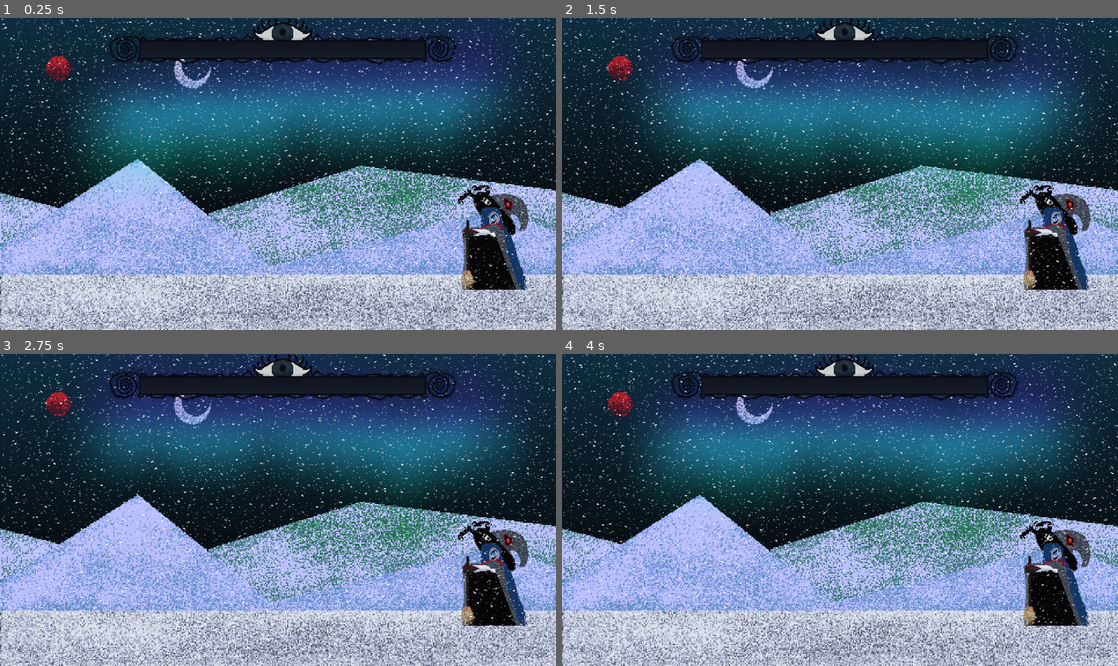
Above: before the commit, frames 1-4 (two rows, left to right).
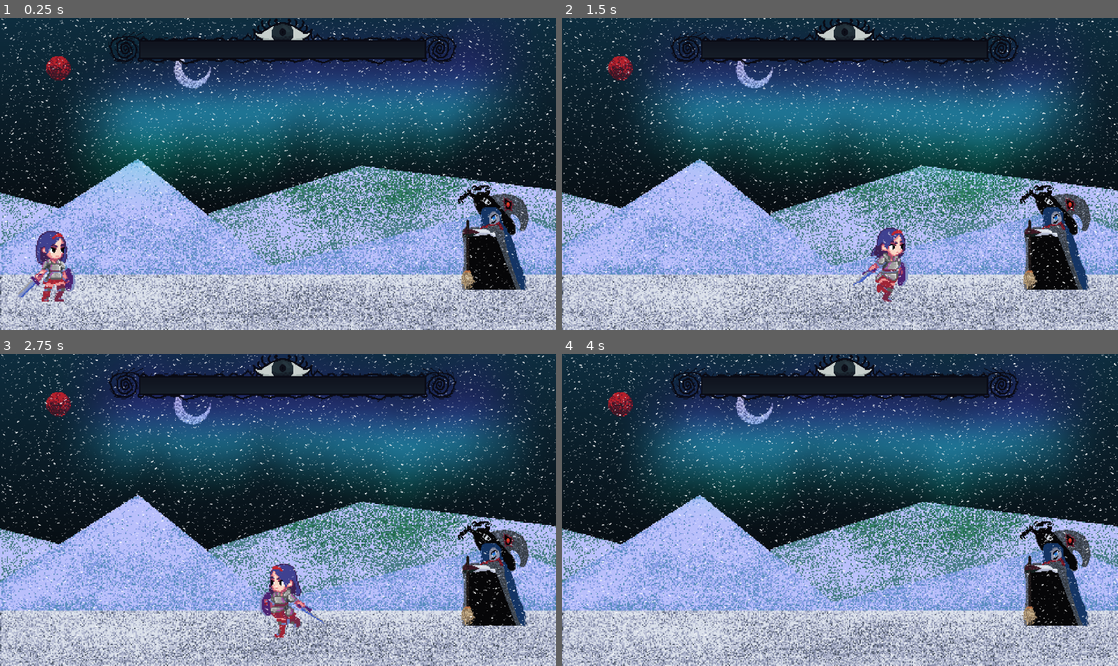
Above: after the commit, the same moments.

Repository: RamonCout0/as-astral
Game: Godot game, scene res://Mundos/teste/teste.tscn
Two runs of this game, one before a commit and one after it. Both use one fixed random seed, a clock stepped at 60 frames per second and the inputs below. Before the commit the project has no main scene; this scene is started directly in both runs.
Inputs:
- Up to frame 1 (0.25 s): no input
- Up to frame 2 (1.5 s): tap Enter (ui_accept) at 0.5, 0.77, 1.07 s; hold Right (ui_right) from 0.53 s (still down); tap X (attack, bound only after the commit) at 0.6 s; tap Shift (dash, bound only after the commit) at 0.8, 1.35 s
- Up to frame 3 (2.75 s): tap Enter (ui_accept) at 1.52, 1.82, 2.3 s; tap C (grab, bound only after the commit) at 1.55 s; release Right (ui_right) at 2.03 s; hold Left (ui_left) from 2.03 s (still down); hold C (grab, bound only after the commit) from 2.03 s (still down)
- Up to frame 4 (4 s): release Left (ui_left) at 2.78 s; release C (grab, bound only after the commit) at 2.78 s; hold Right (ui_right) from 2.78 s (still down); tap Enter (ui_accept) at 2.85, 3.02, 3.32, 3.77 s; tap X (attack, bound only after the commit) at 3.05, 3.6 s; tap Shift (dash, bound only after the commit) at 3.8 s

The runs differ from the first frame. In frame 1, 1.2% of the frame differs, in the area x 3-14%, y 68-92%; in frame 2, 1.1%; in frame 3, 1.2%; in frame 4, nothing differs.

Commit message:
movimentação + animação

Diff:
--- /dev/null
+++ b/Assets/Player/Cena/player.gd
@@ -0,0 +1,158 @@
+extends CharacterBody2D
+
+# --- CONFIGURAÇÕES ---
+const SPEED = 250.0
+const JUMP_VELOCITY = -450.0
+const WALL_CLIMB_SPEED = 160.0
+const WALL_SLIDE_SPEED = 100.0
+const DASH_SPEED = 850.0
+
+var gravity = ProjectSettings.get_setting("physics/2d/default_gravity")
+
+# --- ESTADOS ---
+var is_attacking = false
+var is_dashing = false
+var is_grabbing = false
+var can_dash = true
+
+# --- COMBO ---
+var combo_step = 0
+var combo_timer = 0.0
+const COMBO_WINDOW = 0.6
+
+@onready var anim = $AnimationPlayer
+@onready var sprite = $Sprite2D
+@onready var dash_timer = $DashTimer
+@onready var hitbox_area = $AttackHitbox
+@onready var attack_hitbox = $AttackHitbox/CollisionShape2D
+
+func _ready():
+	attack_hitbox.disabled = true
+
+func _physics_process(delta):
+	if combo_timer > 0:
+		combo_timer -= delta
+	else:
+		combo_step = 0
+
+	if is_dashing:
+		handle_attack()     # pode atacar durante dash
+		handle_jump()       # pulo pode cancelar dash
+		# SEM handle_movement() aqui — ele matava a velocidade do dash
+		move_and_slide()
+		update_animations()
+		return
+
+	if not is_on_floor() and not is_grabbing:
+		velocity.y += gravity * delta
+
+	handle_wall_grab()
+	handle_jump()
+	handle_dash()
+	handle_attack()
+	handle_movement()
+
+	move_and_slide()
+	update_animations()
+
+func handle_movement():
+	var direction = Input.get_axis("ui_left", "ui_right")
+
+	if direction:
+		velocity.x = direction * SPEED
+		if direction > 0:
+			sprite.flip_h = false
+			hitbox_area.scale.x = 1
+		elif direction < 0:
+			sprite.flip_h = true
+			hitbox_area.scale.x = -1
+	else:
+		velocity.x = move_toward(velocity.x, 0, SPEED)
+
+func handle_jump():
+	if Input.is_action_just_pressed("ui_accept"):
+		if is_on_floor():
+			velocity.y = JUMP_VELOCITY
+		elif is_on_wall_only():
+			velocity.y = JUMP_VELOCITY
+			velocity.x = -Input.get_axis("ui_left", "ui_right") * SPEED * 1.5
+		elif is_dashing:        # pulo cancela o dash
+			is_dashing = false
+			dash_timer.stop()   # para o timer junto pra não bugar o cooldown
+			velocity.y = JUMP_VELOCITY
+
+func handle_wall_grab():
+	if is_on_wall_only() and Input.is_action_pressed("grab"):
+		is_grabbing = true
+		velocity.y = Input.get_axis("ui_up", "ui_down") * WALL_CLIMB_SPEED
+	else:
+		is_grabbing = false
+		if is_on_wall_only() and velocity.y > 0:
+			velocity.y = min(velocity.y, WALL_SLIDE_SPEED)
+
+func handle_dash():
+	if Input.is_action_just_pressed("dash") and can_dash and not is_dashing:
+		is_dashing = true
+		can_dash = false
+		velocity.y = 0
+		velocity.x = -DASH_SPEED if sprite.flip_h else DASH_SPEED
+
+		dash_timer.wait_time = 0.2
+		dash_timer.one_shot = true
+		dash_timer.start()
+
+func _on_dash_timer_timeout():
+	print("Dash acabou!")
+	is_dashing = false
+	await get_tree().create_timer(0.4).timeout
+	can_dash = true
+
+func handle_attack():
+	if Input.is_action_just_pressed("attack"):
+		if is_attacking:
+			return
+
+		is_attacking = true
+		combo_timer = COMBO_WINDOW
+
+		if combo_step == 0:
+			combo_step = 1
+			anim.play("attack1")
+		elif combo_step == 1:
+			combo_step = 2
+			anim.play("attack2")
+		else:
+			combo_step = 1
+			anim.play("attack1")
+
+# --- FUNÇÕES DE ANIMAÇÃO (Call Method Track) ---
+func ativar_hitbox():
+	attack_hitbox.disabled = false
+
+func desativar_hitbox():
+	attack_hitbox.disabled = true
+
+func finalizar_ataque():
+	is_attacking = false
+	desativar_hitbox()
+
+func update_animations():
+	if is_attacking:
+		return
+
+	if is_dashing:
+		anim.play("Dash")
+		return
+
+	if is_grabbing:
+		anim.play("Grab")
+	elif is_on_floor():
+		if velocity.x != 0:
+			anim.play("walkking")
+		else:
+			anim.play("idle")
+	else:
+		if velocity.y < 0:
+			anim.play("Jump")
+		else:
+			anim.play("fall")
--- /dev/null
+++ b/Assets/Player/Cena/player.tscn
@@ -0,0 +1,446 @@
+[gd_scene format=3 uid="uid://cqlkwova4r0iq"]
+
+[ext_resource type="Texture2D" uid="uid://6eollnd7h0gr" path="res://Assets/Player/Sprites/Jump.png" id="1_2dehq"]
+[ext_resource type="Texture2D" uid="uid://duf5s5o7kser4" path="res://Assets/Player/Sprites/Attack1.png" id="1_8nmrb"]
+[ext_resource type="Texture2D" uid="uid://bomj5arcvx4c7" path="res://Assets/Player/Sprites/Fall.png" id="1_13kvl"]
+[ext_resource type="Texture2D" uid="uid://cgo3fk08vcr0o" path="res://Assets/Player/Sprites/Walking.png" id="1_cxhy3"]
+[ext_resource type="Script" uid="uid://co83tm47pmejp" path="res://Assets/Player/Cena/player.gd" id="1_dypck"]
+[ext_resource type="Texture2D" uid="uid://txp6ag2nbdvl" path="res://Assets/Player/Sprites/Dashing.png" id="1_qii3r"]
+[ext_resource type="Texture2D" uid="uid://b4qkrbnd86yth" path="res://Assets/Player/Sprites/Grab.png" id="1_t4hnf"]
+[ext_resource type="Texture2D" uid="uid://y4bxoqv7f05k" path="res://Assets/Player/Sprites/Idle.png" id="2_yvrpy"]
+[ext_resource type="Texture2D" uid="uid://b4bd8km1i0g0p" path="res://Assets/Player/Sprites/Attack2.png" id="5_auasy"]
+
+[sub_resource type="RectangleShape2D" id="RectangleShape2D_dypck"]
+size = Vector2(16, 31)
+
+[sub_resource type="Animation" id="Animation_13kvl"]
+resource_name = "Dash"
+length = 0.4
+step = 0.083333336
+tracks/0/type = "value"
+tracks/0/imported = false
+tracks/0/enabled = true
+tracks/0/path = NodePath("Sprite2D:texture")
+tracks/0/interp = 1
+tracks/0/loop_wrap = true
+tracks/0/keys = {
+"times": PackedFloat32Array(0),
+"transitions": PackedFloat32Array(1),
+"update": 1,
+"values": [ExtResource("1_qii3r")]
+}
+tracks/1/type = "value"
+tracks/1/imported = false
+tracks/1/enabled = true
+tracks/1/path = NodePath("Sprite2D:hframes")
+tracks/1/interp = 1
+tracks/1/loop_wrap = true
+tracks/1/keys = {
+"times": PackedFloat32Array(0),
+"transitions": PackedFloat32Array(1),
+"update": 1,
+"values": [4]
+}
+tracks/2/type = "value"
+tracks/2/imported = false
+tracks/2/enabled = true
+tracks/2/path = NodePath("Sprite2D:frame")
+tracks/2/interp = 1
+tracks/2/loop_wrap = true
+tracks/2/keys = {
+"times": PackedFloat32Array(0, 0.083333336, 0.16666667, 0.25),
+"transitions": PackedFloat32Array(1, 1, 1, 1),
+"update": 1,
+"values": [0, 1, 2, 3]
+}
+
+[sub_resource type="Animation" id="Animation_qii3r"]
+resource_name = "Grab"
+length = 0.6
+loop_mode = 1
+step = 0.083333336
+tracks/0/type = "value"
+tracks/0/imported = false
+tracks/0/enabled = true
+tracks/0/path = NodePath("Sprite2D:hframes")
+tracks/0/interp = 1
+tracks/0/loop_wrap = true
+tracks/0/keys = {
+"times": PackedFloat32Array(-0.083333336),
+"transitions": PackedFloat32Array(1),
+"update": 1,
+"values": [3]
+}
+tracks/1/type = "value"
+tracks/1/imported = false
+tracks/1/enabled = true
+tracks/1/path = NodePath("Sprite2D:frame")
+tracks/1/interp = 1
+tracks/1/loop_wrap = true
+tracks/1/keys = {
+"times": PackedFloat32Array(0, 0.2, 0.4),
+"transitions": PackedFloat32Array(1, 1, 1),
+"update": 1,
+"values": [0, 1, 2]
+}
+tracks/2/type = "value"
+tracks/2/imported = false
+tracks/2/enabled = true
+tracks/2/path = NodePath("Sprite2D:texture")
+tracks/2/interp = 1
+tracks/2/loop_wrap = true
+tracks/2/keys = {
+"times": PackedFloat32Array(0),
+"transitions": PackedFloat32Array(1),
+"update": 1,
+"values": [ExtResource("1_t4hnf")]
+}
+
+[sub_resource type="Animation" id="Animation_8nmrb"]
+resource_name = "Jump"
+length = 1.2
+loop_mode = 1
+step = 0.083333336
+tracks/0/type = "value"
+tracks/0/imported = false
+tracks/0/enabled = true
+tracks/0/path = NodePath("Sprite2D:texture")
+tracks/0/interp = 1
+tracks/0/loop_wrap = true
+tracks/0/keys = {
+"times": PackedFloat32Array(0),
+"transitions": PackedFloat32Array(1),
+"update": 1,
+"values": [ExtResource("1_2dehq")]
+}
+tracks/1/type = "value"
+tracks/1/imported = false
+tracks/1/enabled = true
+tracks/1/path = NodePath("Sprite2D:hframes")
+tracks/1/interp = 1
+tracks/1/loop_wrap = true
+tracks/1/keys = {
+"times": PackedFloat32Array(0),
+"transitions": PackedFloat32Array(1),
+"update": 1,
+"values": [6]
+}
+tracks/2/type = "value"
+tracks/2/imported = false
+tracks/2/enabled = true
+tracks/2/path = NodePath("Sprite2D:frame")
+tracks/2/interp = 1
+tracks/2/loop_wrap = true
+tracks/2/keys = {
+"times": PackedFloat32Array(0, 0.2, 0.4, 0.6, 0.8, 1),
+"transitions": PackedFloat32Array(1, 1, 1, 1, 1, 1),
+"update": 1,
+"values": [0, 1, 2, 3, 4, 5]
+}
+
+[sub_resource type="Animation" id="Animation_747jx"]
+length = 0.001
+tracks/0/type = "value"
+tracks/0/imported = false
+tracks/0/enabled = true
+tracks/0/path = NodePath("Sprite2D:frame")
+tracks/0/interp = 1
+tracks/0/loop_wrap = true
+tracks/0/keys = {
+"times": PackedFloat32Array(0),
+"transitions": PackedFloat32Array(1),
+"update": 1,
+"values": [2]
+}
+
+[sub_resource type="Animation" id="Animation_dypck"]
+resource_name = "attack1"
+length = 0.48
+step = 0.083333336
+tracks/0/type = "value"
+tracks/0/imported = false
+tracks/0/enabled = true
+tracks/0/path = NodePath("Sprite2D:texture")
+tracks/0/interp = 1
+tracks/0/loop_wrap = true
+tracks/0/keys = {
+"times": PackedFloat32Array(0),
+"transitions": PackedFloat32Array(1),
+"update": 1,
+"values": [ExtResource("1_8nmrb")]
+}
+tracks/1/type = "value"
+tracks/1/imported = false
+tracks/1/enabled = true
+tracks/1/path = NodePath("Sprite2D:hframes")
+tracks/1/interp = 1
+tracks/1/loop_wrap = true
+tracks/1/keys = {
+"times": PackedFloat32Array(0),
+"transitions": PackedFloat32Array(1),
+"update": 1,
+"values": [6]
+}
+tracks/2/type = "value"
+tracks/2/imported = false
+tracks/2/enabled = true
+tracks/2/path = NodePath("Sprite2D:frame")
+tracks/2/interp = 1
+tracks/2/loop_wrap = true
+tracks/2/keys = {
+"times": PackedFloat32Array(0, 0.083333336, 0.16666669, 0.25, 0.33333334, 0.41666663),
+"transitions": PackedFloat32Array(1, 1, 1, 1, 1, 1),
+"update": 1,
+"values": [0, 1, 2, 3, 4, 5]
+}
+tracks/3/type = "method"
+tracks/3/imported = false
+tracks/3/enabled = true
+tracks/3/path = NodePath(".")
+tracks/3/interp = 1
+tracks/3/loop_wrap = true
+tracks/3/keys = {
+"times": PackedFloat32Array(0.083333336, 0.33333334, 0.48),
+"transitions": PackedFloat32Array(1, 1, 1),
+"values": [{
+"args": [],
+"method": &"ativar_hitbox"
+}, {
+"args": [],
+"method": &"desativar_hitbox"
+}, {
+"args": [],
+"method": &"finalizar_ataque"
+}]
+}
+
+[sub_resource type="Animation" id="Animation_iatee"]
+resource_name = "attack2"
+length = 0.48
+step = 0.083333336
+tracks/0/type = "value"
+tracks/0/imported = false
+tracks/0/enabled = true
+tracks/0/path = NodePath("Sprite2D:texture")
+tracks/0/interp = 1
+tracks/0/loop_wrap = true
+tracks/0/keys = {
+"times": PackedFloat32Array(0),
+"transitions": PackedFloat32Array(1),
+"update": 1,
+"values": [ExtResource("5_auasy")]
+}
+tracks/1/type = "value"
+tracks/1/imported = false
+tracks/1/enabled = true
+tracks/1/path = NodePath("Sprite2D:hframes")
+tracks/1/interp = 1
+tracks/1/loop_wrap = true
+tracks/1/keys = {
+"times": PackedFloat32Array(0),
+"transitions": PackedFloat32Array(1),
+"update": 1,
+"values": [6]
+}
+tracks/2/type = "value"
+tracks/2/imported = false
+tracks/2/enabled = true
+tracks/2/path = NodePath("Sprite2D:frame")
+tracks/2/interp = 1
+tracks/2/loop_wrap = true
+tracks/2/keys = {
+"times": PackedFloat32Array(0, 0.083333336, 0.16666667, 0.25, 0.33333334, 0.4167),
+"transitions": PackedFloat32Array(1, 1, 1, 1, 1, 1),
+"update": 1,
+"values": [0, 1, 2, 3, 4, 5]
+}
+tracks/3/type = "method"
+tracks/3/imported = false
+tracks/3/enabled = true
+tracks/3/path = NodePath(".")
+tracks/3/interp = 1
+tracks/3/loop_wrap = true
+tracks/3/keys = {
+"times": PackedFloat32Array(0.16666667, 0.41666666, 0.48),
+"transitions": PackedFloat32Array(1, 1, 1),
+"values": [{
+"args": [],
+"method": &"ativar_hitbox"
+}, {
+"args": [],
+"method": &"desativar_hitbox"
+}, {
+"args": [],
+"method": &"finalizar_ataque"
+}]
+}
+
+[sub_resource type="Animation" id="Animation_2dehq"]
+resource_name = "fall"
+length = 0.5
+loop_mode = 1
+step = 0.083333336
+tracks/0/type = "value"
+tracks/0/imported = false
+tracks/0/enabled = true
+tracks/0/path = NodePath("Sprite2D:texture")
+tracks/0/interp = 1
+tracks/0/loop_wrap = true
+tracks/0/keys = {
+"times": PackedFloat32Array(0),
+"transitions": PackedFloat32Array(1),
+"update": 1,
+"values": [ExtResource("1_13kvl")]
+}
+tracks/1/type = "value"
+tracks/1/imported = false
+tracks/1/enabled = true
+tracks/1/path = NodePath("Sprite2D:hframes")
+tracks/1/interp = 1
+tracks/1/loop_wrap = true
+tracks/1/keys = {
+"times": PackedFloat32Array(0),
+"transitions": PackedFloat32Array(1),
+"update": 1,
+"values": [3]
+}
+tracks/2/type = "value"
+tracks/2/imported = false
+tracks/2/enabled = true
+tracks/2/path = NodePath("Sprite2D:frame")
+tracks/2/interp = 1
+tracks/2/loop_wrap = true
+tracks/2/keys = {
+"times": PackedFloat32Array(0, 0.2, 0.4),
+"transitions": PackedFloat32Array(1, 1, 1),
+"update": 1,
+"values": [0, 1, 2]
+}
+
+[sub_resource type="Animation" id="Animation_cxhy3"]
+resource_name = "idle"
+length = 0.7
+loop_mode = 1
+step = 0.083333336
+tracks/0/type = "value"
+tracks/0/imported = false
+tracks/0/enabled = true
+tracks/0/path = NodePath("Sprite2D:texture")
+tracks/0/interp = 1
+tracks/0/loop_wrap = true
+tracks/0/keys = {
+"times": PackedFloat32Array(0),
+"transitions": PackedFloat32Array(1),
+"update": 1,
+"values": [ExtResource("2_yvrpy")]
+}
+tracks/1/type = "value"
+tracks/1/imported = false
+tracks/1/enabled = true
+tracks/1/path = NodePath("Sprite2D:hframes")
+tracks/1/interp = 1
+tracks/1/loop_wrap = true
+tracks/1/keys = {
+"times": PackedFloat32Array(0),
+"transitions": PackedFloat32Array(1),
+"update": 1,
+"values": [4]
+}
+tracks/2/type = "value"
+tracks/2/imported = false
+tracks/2/enabled = true
+tracks/2/path = NodePath("Sprite2D:frame")
+tracks/2/interp = 1
+tracks/2/loop_wrap = true
+tracks/2/keys = {
+"times": PackedFloat32Array(0, 0.2, 0.4, 0.6),
+"transitions": PackedFloat32Array(1, 1, 1, 1),
+"update": 1,
+"values": [0, 1, 2, 3]
+}
+
+[sub_resource type="Animation" id="Animation_t4hnf"]
+resource_name = "walkking"
+length = 0.6
+loop_mode = 1
+step = 0.083333336
+tracks/0/type = "value"
+tracks/0/imported = false
+tracks/0/enabled = true
+tracks/0/path = NodePath("Sprite2D:texture")
+tracks/0/interp = 1
+tracks/0/loop_wrap = true
+tracks/0/keys = {
+"times": PackedFloat32Array(0),
+"transitions": PackedFloat32Array(1),
+"update": 1,
+"values": [ExtResource("1_cxhy3")]
+}
+tracks/1/type = "value"
+tracks/1/imported = false
+tracks/1/enabled = true
+tracks/1/path = NodePath("Sprite2D:frame")
+tracks/1/interp = 1
+tracks/1/loop_wrap = true
+tracks/1/keys = {
+"times": PackedFloat32Array(0, 0.083333336, 0.16666667, 0.25, 0.33333334, 0.41666666, 0.5),
+"transitions": PackedFloat32Array(1, 1, 1, 1, 1, 1, 1),
+"update": 1,
+"values": [0, 1, 2, 3, 4, 5, 6]
+}
+tracks/2/type = "value"
+tracks/2/imported = false
+tracks/2/enabled = true
+tracks/2/path = NodePath("Sprite2D:hframes")
+tracks/2/interp = 1
+tracks/2/loop_wrap = true
+tracks/2/keys = {
+"times": PackedFloat32Array(0),
+"transitions": PackedFloat32Array(1),
+"update": 1,
+"values": [7]
+}
+
+[sub_resource type="AnimationLibrary" id="AnimationLibrary_qii3r"]
+_data = {
+&"Dash": SubResource("Animation_13kvl"),
+&"Grab": SubResource("Animation_qii3r"),
+&"Jump": SubResource("Animation_8nmrb"),
+&"RESET": SubResource("Animation_747jx"),
+&"attack1": SubResource("Animation_dypck"),
+&"attack2": SubResource("Animation_iatee"),
+&"fall": SubResource("Animation_2dehq"),
+&"idle": SubResource("Animation_cxhy3"),
+&"walkking": SubResource("Animation_t4hnf")
+}
+
+[sub_resource type="RectangleShape2D" id="RectangleShape2D_iatee"]
+size = Vector2(26, 60)
+
+[node name="Player" type="CharacterBody2D" unique_id=1148920940]
+script = ExtResource("1_dypck")
+
+[node name="CollisionShape2D" type="CollisionShape2D" parent="." unique_id=188367016]
+position = Vector2(2, 7)
+shape = SubResource("RectangleShape2D_dypck")
+
+[node name="Sprite2D" type="Sprite2D" parent="." unique_id=1420412003]
+texture_filter = 1
+texture = ExtResource("1_qii3r")
+hframes = 4
+frame = 2
+
+[node name="AnimationPlayer" type="AnimationPlayer" parent="." unique_id=1904544767]
+libraries/ = SubResource("AnimationLibrary_qii3r")
+autoplay = &"idle"
+
+[node name="DashTimer" type="Timer" parent="." unique_id=2124770579]
+wait_time = 2.0
+
+[node name="AttackHitbox" type="Area2D" parent="." unique_id=1505255986]
+
+[node name="CollisionShape2D" type="CollisionShape2D" parent="AttackHitbox" unique_id=1672550890]
+position = Vector2(29, 1)
+shape = SubResource("RectangleShape2D_iatee")
+
+[connection signal="timeout" from="DashTimer" to="." method="_on_dash_timer_timeout"]
--- a/Mundos/teste/teste.tscn
+++ b/Mundos/teste/teste.tscn
@@ -7,6 +7,7 @@
 [ext_resource type="Texture2D" uid="uid://bhar1bvfk63kg" path="res://Entidades/Silvana/silvana.png" id="4_78w70"]
 [ext_resource type="AudioStream" uid="uid://drxwb871dofkm" path="res://Musicas/[로스트아크｜OST] 고통의 마녀, 세르카 (Serca, Malefica Doloris) _ LOST ARK Official Soundtrack - 로스트아크 LOST ARK (youtube).mp3" id="5_3ldwi"]
 [ext_resource type="Texture2D" uid="uid://dytynopsitms5" path="res://UI/Barra_boss.png" id="7_q44uo"]
+[ext_resource type="PackedScene" uid="uid://cqlkwova4r0iq" path="res://Assets/Player/Cena/player.tscn" id="8_q44uo"]
 
 [sub_resource type="ShaderMaterial" id="ShaderMaterial_qi0ky"]
 shader = ExtResource("1_gab0w")
@@ -35,6 +36,9 @@
 shader_parameter/wave_frequency = 2.0
 shader_parameter/particle_size = 0.09
 shader_parameter/snow_color = Color(1, 1, 1, 0.9)
+
+[sub_resource type="RectangleShape2D" id="RectangleShape2D_q44uo"]
+size = Vector2(478, 34)
 
 [node name="Teste" type="Node2D" unique_id=658679012]
 
@@ -67,6 +71,9 @@
 scale = Vector2(0.7091837, 0.7070313)
 texture = ExtResource("4_78w70")
 
+[node name="Player" parent="mapa/back/boreal" unique_id=1148920940 instance=ExtResource("8_q44uo")]
+position = Vector2(4, 237)
+
 [node name="tempestade_de_neve" type="ColorRect" parent="mapa/back" unique_id=1975925190]
 material = SubResource("ShaderMaterial_3ldwi")
 offset_left = -239.0
@@ -84,3 +91,9 @@
 position = Vector2(244.00002, 21)
 scale = Vector2(0.5901961, 0.7105263)
 texture = ExtResource("7_q44uo")
+
+[node name="StaticBody2D" type="StaticBody2D" parent="." unique_id=68793476]
+
+[node name="CollisionShape2D" type="CollisionShape2D" parent="StaticBody2D" unique_id=1138602383]
+position = Vector2(240, 253)
+shape = SubResource("RectangleShape2D_q44uo")
--- a/project.godot
+++ b/project.godot
@@ -11,6 +11,7 @@
 [application]
 
 config/name="As astral"
+run/main_scene="uid://cqlkwova4r0iq"
 config/features=PackedStringArray("4.6", "Forward Plus")
 config/icon="res://icon.svg"
 
@@ -22,6 +23,32 @@
 window/size/window_height_override=1080
 window/stretch/mode="canvas_items"
 
+[dotnet]
+
+project/assembly_name="As astral"
+
+[editor]
+
+movie_writer/movie_file="Vídeos"
+
+[input]
+
+attack={
+"deadzone": 0.2,
+"events": [Object(InputEventKey,"resource_local_to_scene":false,"resource_name":"","device":-1,"window_id":0,"alt_pressed":false,"shift_pressed":false,"ctrl_pressed":false,"meta_pressed":false,"pressed":false,"keycode":0,"physical_keycode":88,"key_label":0,"unicode":120,"location":0,"echo":false,"script":null)
+]
+}
+dash={
+"deadzone": 0.2,
+"events": [Object(InputEventKey,"resource_local_to_scene":false,"resource_name":"","device":-1,"window_id":0,"alt_pressed":false,"shift_pressed":false,"ctrl_pressed":false,"meta_pressed":false,"pressed":false,"keycode":0,"physical_keycode":4194325,"key_label":0,"unicode":0,"location":0,"echo":false,"script":null)
+]
+}
+grab={
+"deadzone": 0.2,
+"events": [Object(InputEventKey,"resource_local_to_scene":false,"resource_name":"","device":-1,"window_id":0,"alt_pressed":false,"shift_pressed":false,"ctrl_pressed":false,"meta_pressed":false,"pressed":false,"keycode":0,"physical_keycode":67,"key_label":0,"unicode":99,"location":0,"echo":false,"script":null)
+]
+}
+
 [physics]
 
 3d/physics_engine="Jolt Physics"
Binary file added: Assets/Boss/Armotheus.png
Not shown, added: Assets/Boss/Armotheus.png.import
Binary file added: Assets/Boss/bruxa.png
Not shown, added: Assets/Boss/bruxa.png.import
Not shown, added: Assets/Player/Cena/player.gd.uid
Binary file added: Assets/Player/Fall.gif
Binary file added: Assets/Player/Jump.gif
Binary file added: Assets/Player/Sprites/Attack1.png
Not shown, added: Assets/Player/Sprites/Attack1.png.import
Binary file added: Assets/Player/Sprites/Attack2.png
Not shown, added: Assets/Player/Sprites/Attack2.png.import
Binary file added: Assets/Player/Sprites/Attack3.png
(and 21 more such lines)
